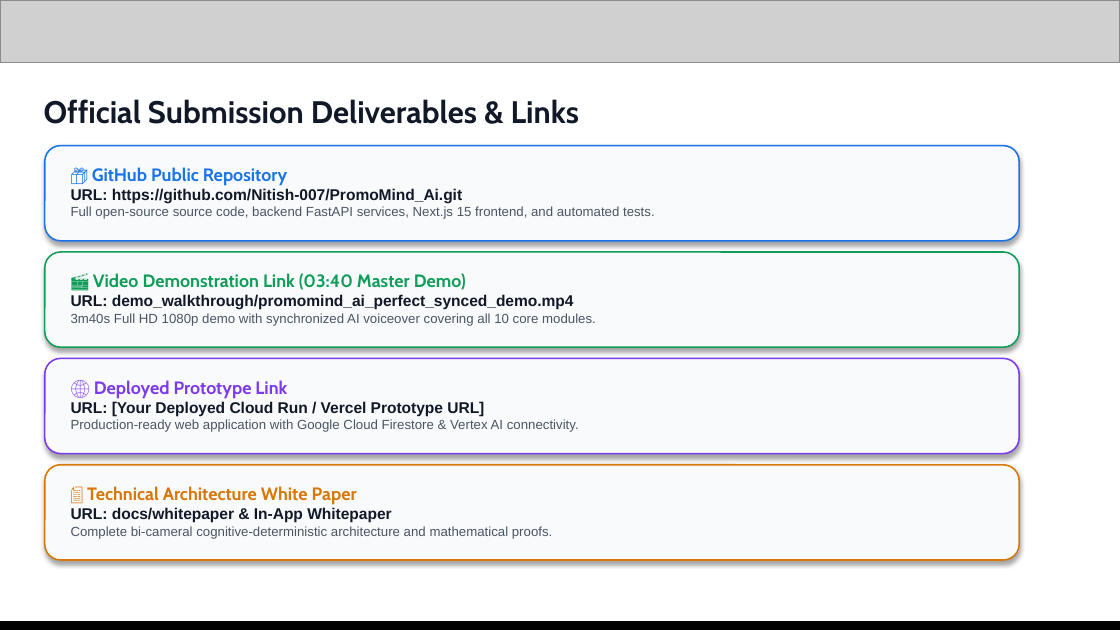
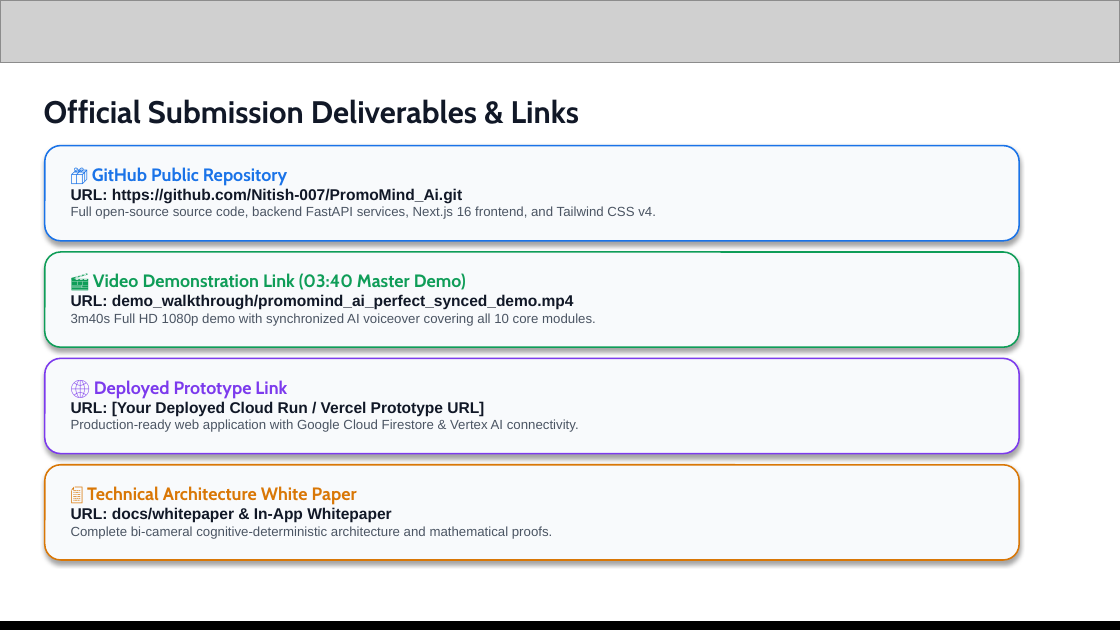
Before and after one commit to Nitish-007/PromoMind_Ai, a slide deck: slide 14 of PromoMind_AI_Pitch_Deck.pptx. Drawn at 1120x630 pixels with LibreOffice and Linux fonts; fonts in the diff are those of the drawing; grey boxes stand for pictures. Boxes give left, top, right and bottom in pixels: in the first picture for what was removed or moved away, otherwise in the second. Text is boxed around its words. In the diff, an @@ line names an element or a change of style, - is before the commit and + after.

Commit message:
docs: synchronize Next.js 16 and Tailwind v4 versions across pitch deck and docs, remove test automation from DevOps slide

```diff
--- a/PromoMind_AI_Pitch_Deck.pptx
+++ b/PromoMind_AI_Pitch_Deck.pptx
@@ text at (x1=71, y1=206, x2=656, y2=219): text changed @@
-Full open-source source code, backend FastAPI services, Next.js 15 frontend, and automated tests.
+Full open-source source code, backend FastAPI services, Next.js 16 frontend, and Tailwind CSS v4.
```
Also in this commit, not shown: 3 other slides changed, 3 other files.
